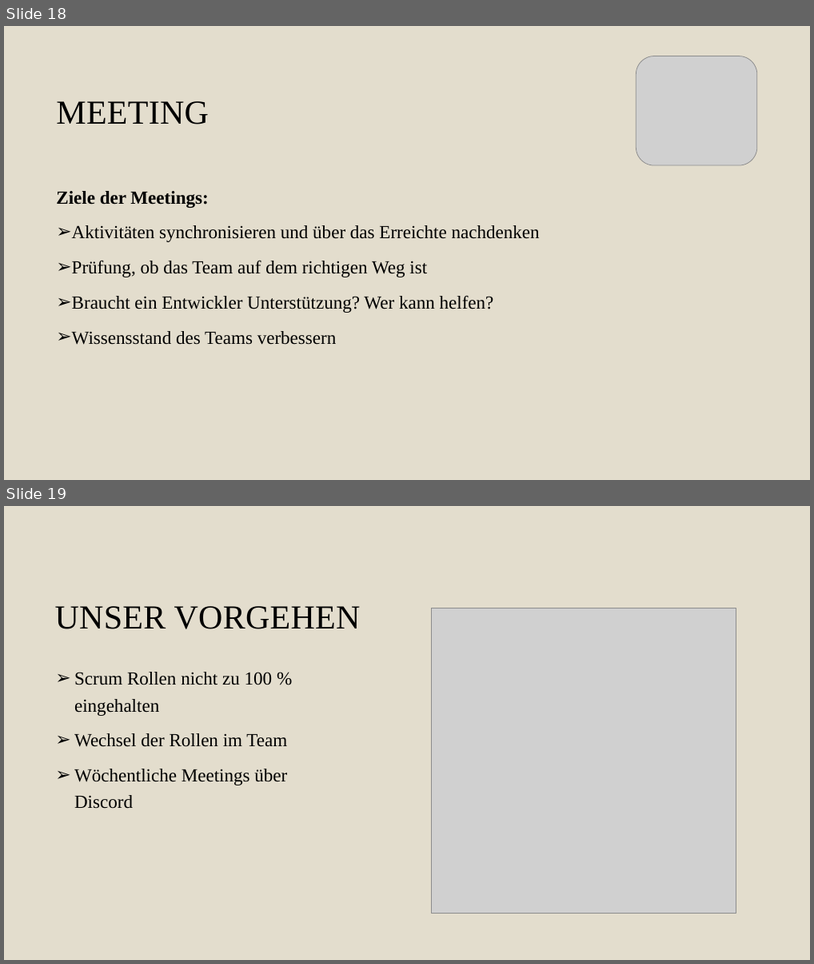
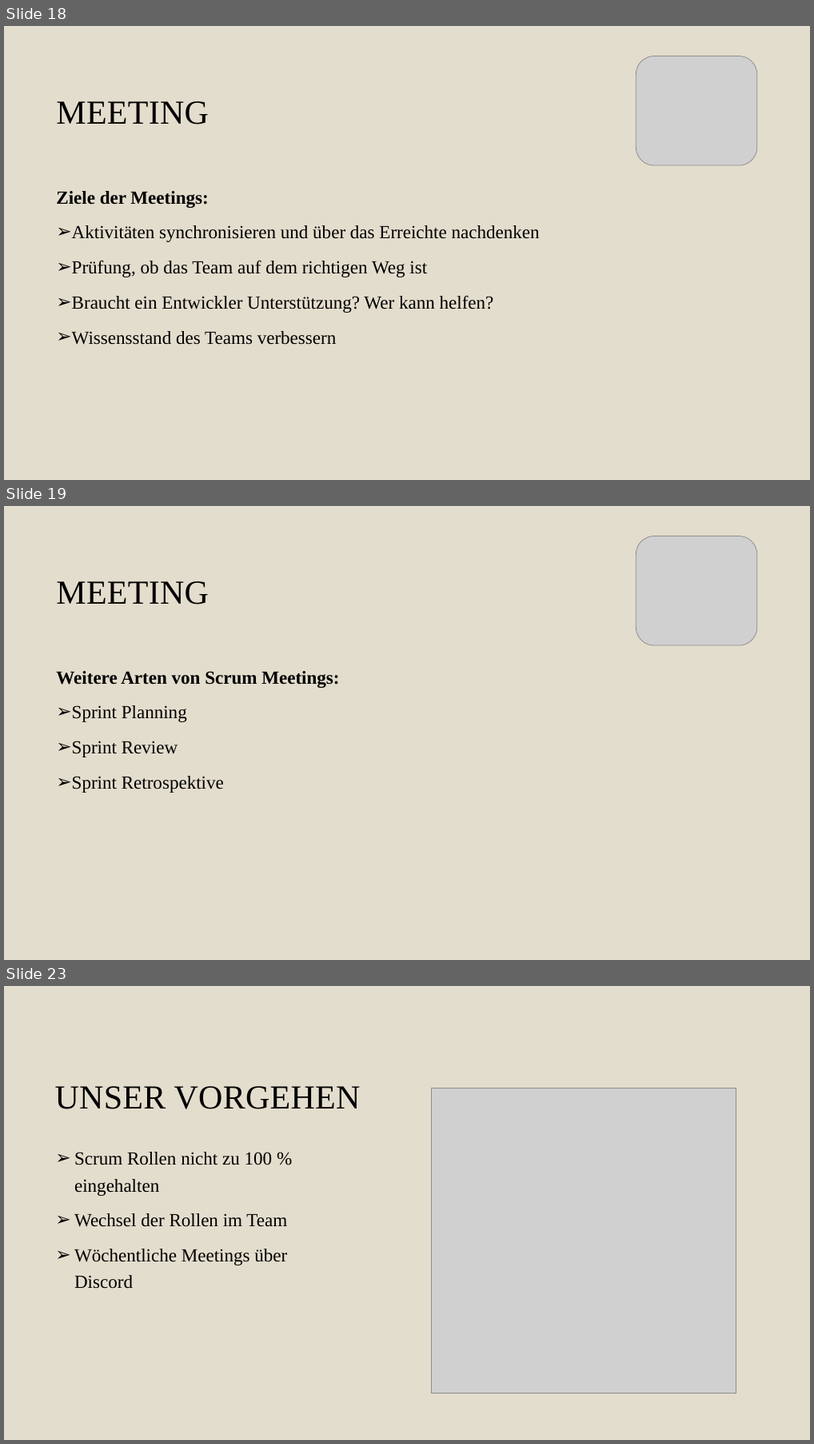
Before and after one commit to DaM1eN02/product-navigator-fallstudie, a slide deck: Präsentation Projektmanagement.pptx. Shown one above the other, each under a label of ours: slides 18 and 19 before the commit, slides 18, 19 and 23 after it; the slides between them are not shown. The pictures are 814x964 and 814x1444 pixels, drawn with LibreOffice and Linux fonts; fonts in the diff are those of the drawing; grey boxes stand for pictures. Boxes give left, top, right and bottom in pixels: in the first picture for what was removed or moved away, otherwise in the second. Text is boxed around its words. In the diff, an @@ line names an element or a change of style, - is before the commit and + after.

```diff
--- a/Präsentation Projektmanagement.pptx
+++ b/Präsentation Projektmanagement.pptx
@@ slide 19 added at box(4, 506, 810, 960), background #C9BC9C at 50% opacity @@
@@ picture added at box(636, 536, 757, 646) @@
@@ title added at box(56, 581, 208, 604), 40 pt, text #000000 @@
+MEETING
@@ text added at box(56, 671, 339, 792), 22 pt, text #000000 @@
+Weitere Arten von Scrum Meetings:
+➢ Sprint Planning
+➢ Sprint Review
+➢ Sprint Retrospektive
@@ what was slide 19 is now slide 23 @@
```
Also in this commit, not shown: 3 other slides added.
